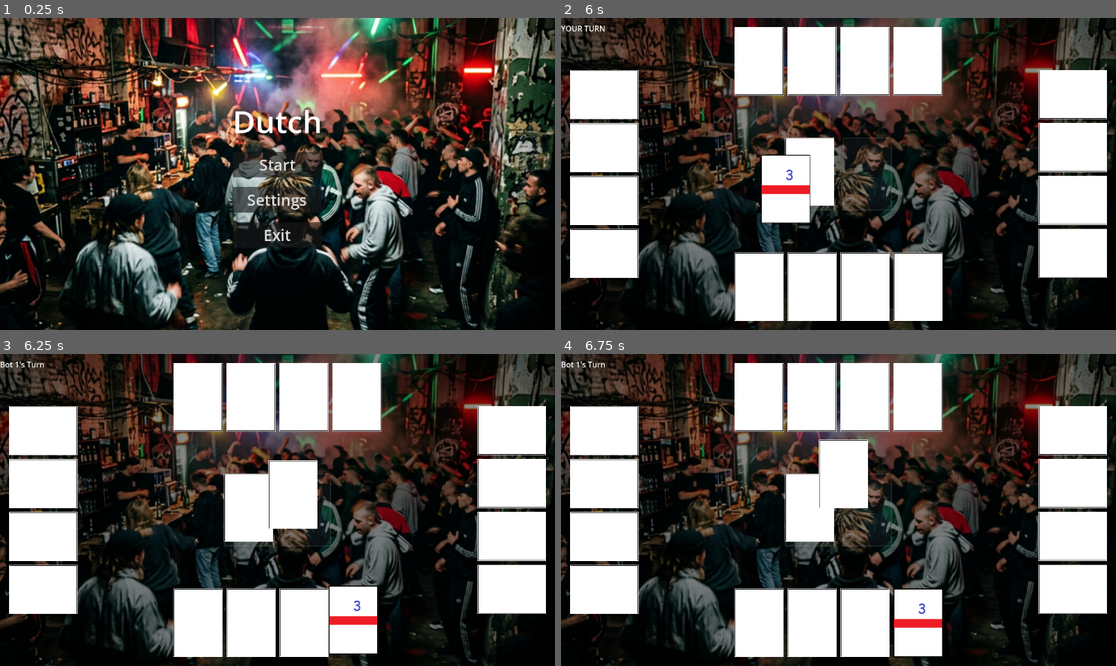
Above: before the commit, frames 1-4 (two rows, left to right).
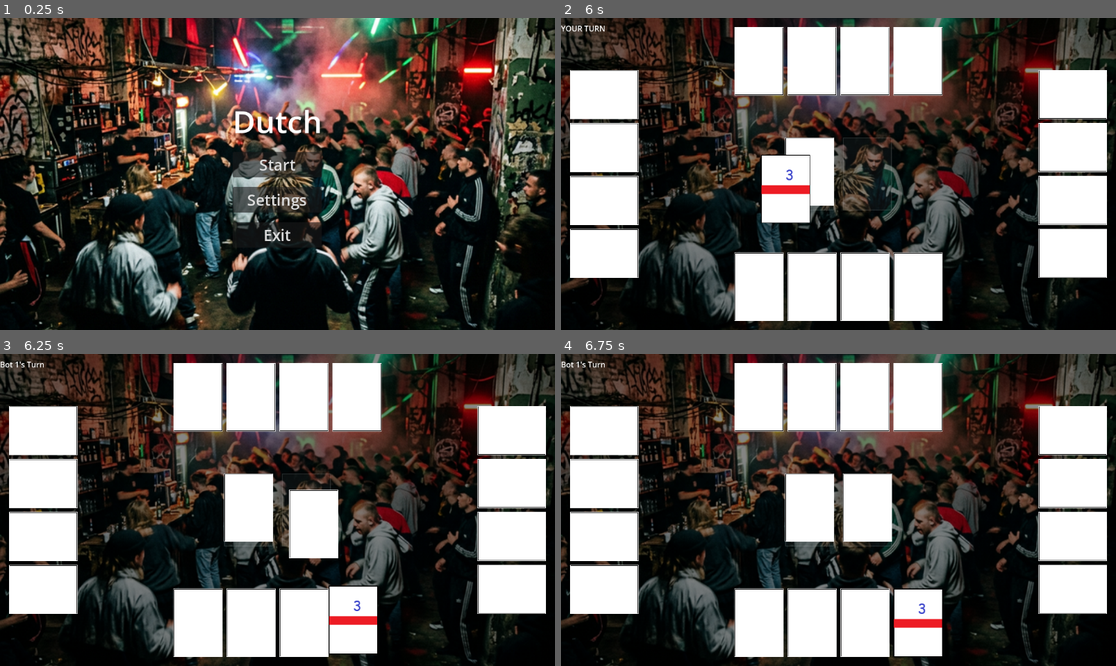
Above: after the commit, the same moments.

Repository: DinVin24/dutch
Game: Godot game, scene res://main_menu.tscn
Same seed, same stepped clock (60 frames per second), same inputs: the game is played once before the commit and once after it.
Inputs (mouse positions are in pixels of both pictures, inside the frame that each line leads up to):
- Up to frame 1 (0.25 s): no input
- Up to frame 2 (6 s): click "Start" at 0.5 s; click (810, 174) at 1.25 s; click (810, 174) at 2 s; click (810, 174) at 2.75 s; tap Enter at 3.5, 5 s; move the mouse to (760, 286) at 3.52 s; click (760, 286) at 3.67 s; tap Space at 4.25, 5.75 s; move the mouse to (810, 286) at 4.27 s; click (810, 286) at 4.42 s; move the mouse to (866, 286) at 5.02 s; click (866, 286) at 5.17 s; move the mouse to (916, 286) at 5.77 s; click (916, 286) at 5.92 s
- Up to frame 3 (6.25 s): no input
- Up to frame 4 (6.75 s): move the mouse to (810, 506) at 6.52 s; click (810, 506) at 6.67 s

Frames 1-2 are identical in both runs. In frame 3, 2.5% of the frame differs, in the area x 48-61%, y 34-66%; in frame 4, 2.7%, in the area x 46-60%, y 27-61%.

Commit message:
fix(ui): improve discard pile alignment
Epic 2 - Bug Fix:\n- Adjusted target_pos in _on_card_discarded to center cards perfectly on the discard pile.\n- Ensured reparented discard visuals use Zero position with no offset.

Diff:
--- a/game_board.gd
+++ b/game_board.gd
@@ -148,7 +148,8 @@
 
 	if card_to_discard:
 		card_to_discard.z_index = 100 # Move above others
-		var target_pos = discard_area.global_position - card_pivot
+		# target_pos should be the center of the discard slot
+		var target_pos = discard_area.global_position
 		var tween = create_tween()
 		tween.tween_property(card_to_discard, "global_position", target_pos, 0.4).set_trans(Tween.TRANS_QUAD).set_ease(Tween.EASE_OUT)
 		tween.tween_callback(func():
@@ -160,7 +161,8 @@
 
 			card_to_discard.reparent(discard_area)
 			card_to_discard.name = "DiscardVisual"
-			card_to_discard.position = Vector2.ZERO - card_pivot # Center in area
+			card_to_discard.position = Vector2.ZERO # Center perfectly in area
+			card_to_discard.rotation_degrees = 0
 			card_to_discard.z_index = 0
 		)
 
